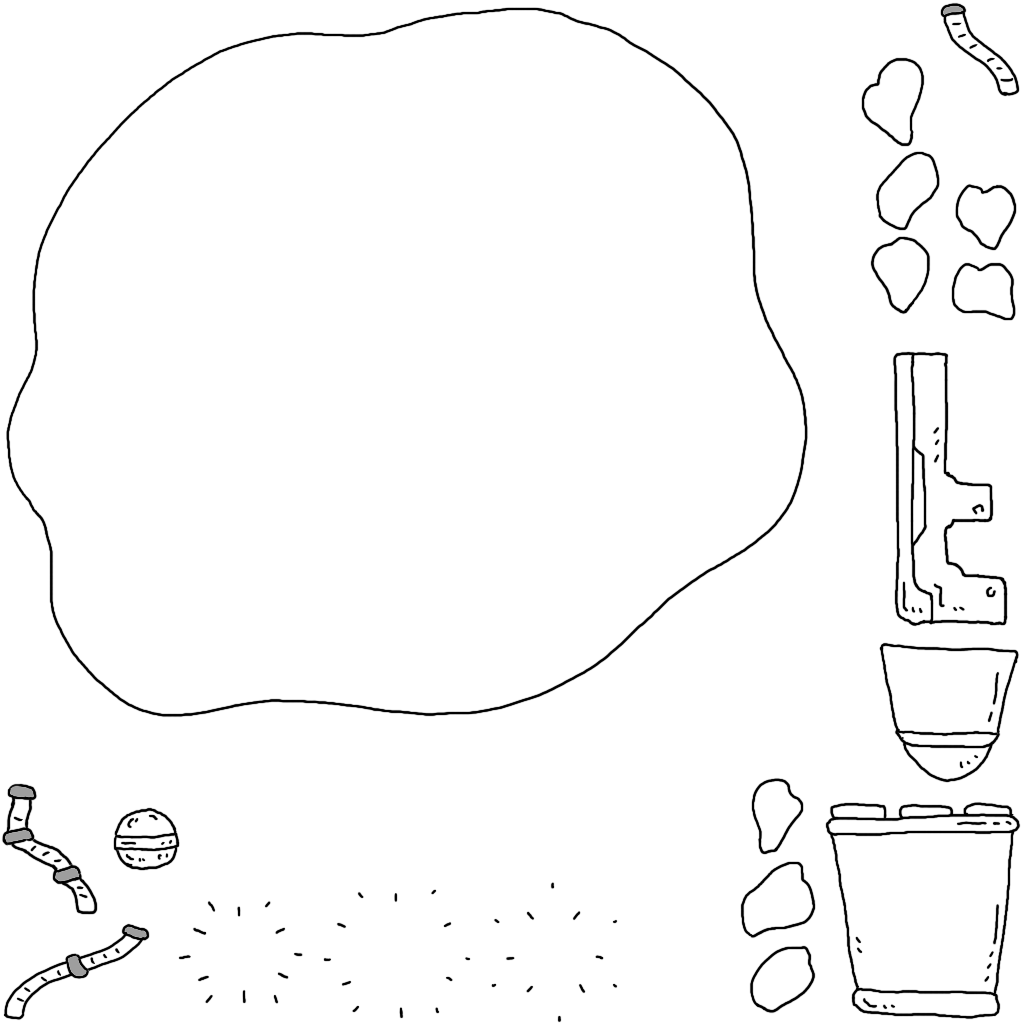
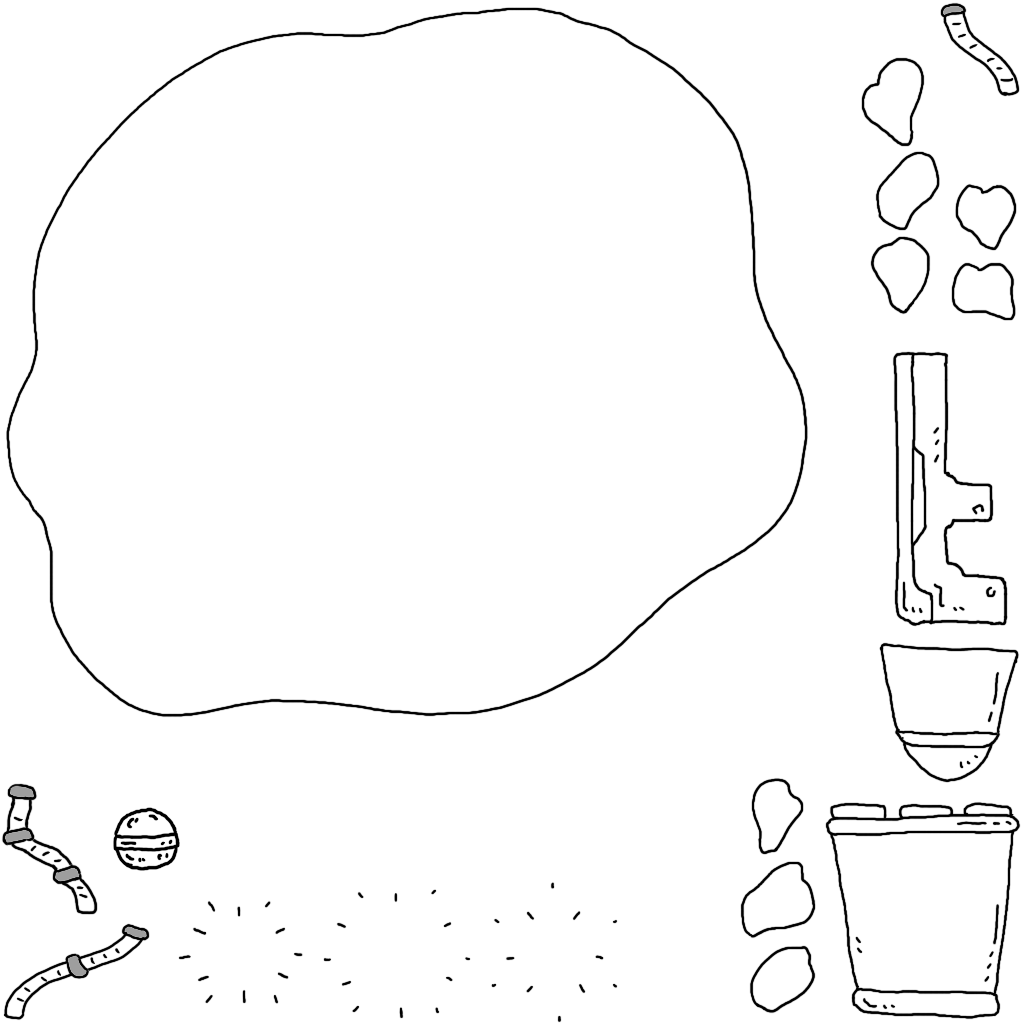
Revision of a layered 1024px x 1024px image; what changed, layer by layer:
added group "グループ 1" with 3 layers in group "Capsule" over [113, 807, 180, 871]
added layer "カプセル" (1st of 3, in "Capsule" › "グループ 1") (multiply) in group "グループ 1" over [113, 807, 180, 871]
added layer "カプセル" (2nd of 3, in "Capsule" › "グループ 1") (multiply) in group "グループ 1" over [113, 807, 180, 871]
moved "カプセル" (3rd of 3, in "Capsule" › "グループ 1") into group "グループ 1" over [113, 807, 180, 871]
